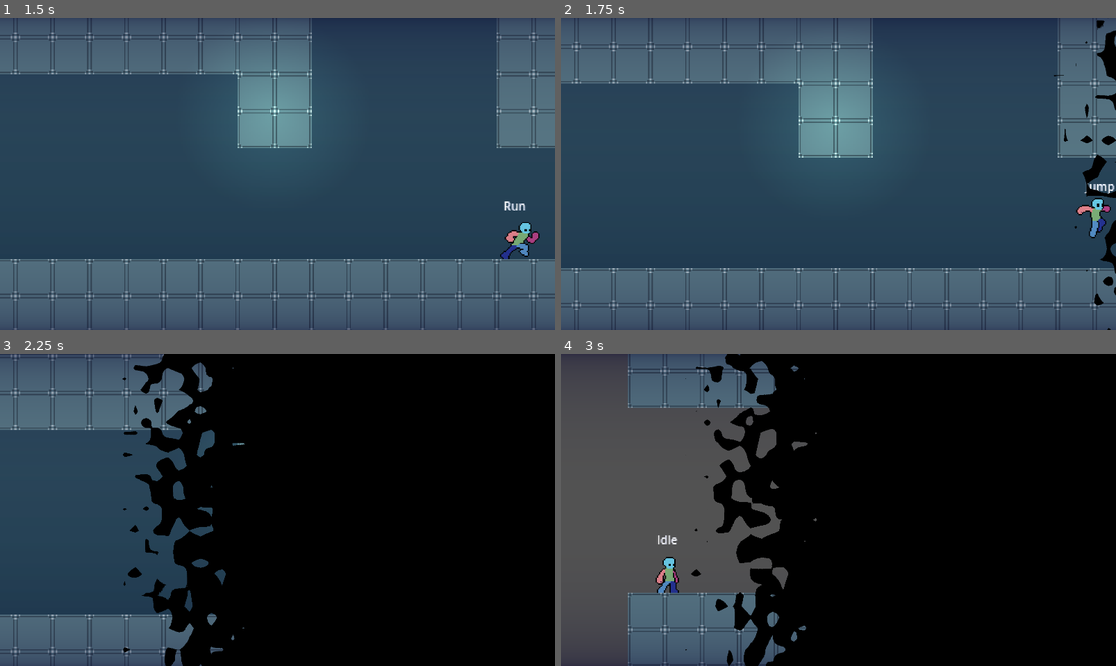
Above: before the commit, frames 1-4 (two rows, left to right).
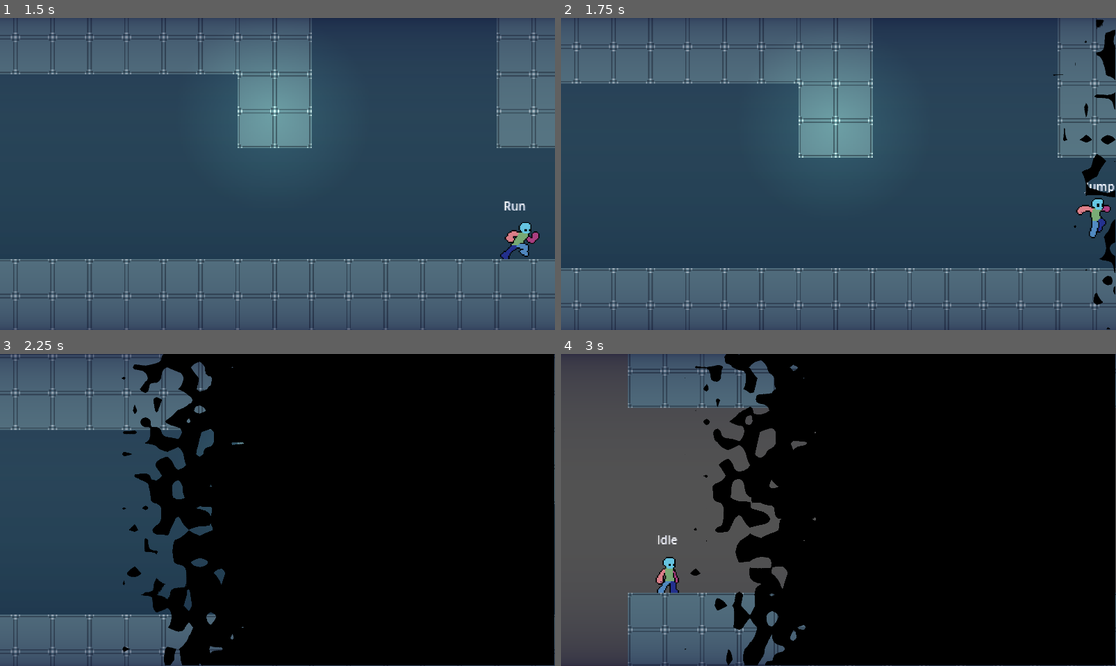
Above: after the commit, the same moments.

Repository: TianJunShi1/harry-forge
Game: Godot game, scene res://main.tscn
The game is run twice, just before and just after one commit, with the same random seed, the same clock (stepped at 60 frames per second) and the same inputs.
Inputs (mouse positions are in pixels of both pictures, inside the frame that each line leads up to):
- Up to frame 1 (1.5 s): move the mouse to (399, 158) at 0.52 s; hold D (right) from 0.53 s (still down); tap E (action) at 0.6 s; tap Space (jump) at 0.77 s; move the mouse to (166, 189) at 1.27 s; tap Shift (run) at 1.35 s
- Up to frame 2 (1.75 s): keep holding D (right); tap Space (jump) at 1.52 s
- Up to frame 3 (2.25 s): move the mouse to (333, 441) at 2.02 s; release D (right) at 2.03 s; hold A (left) from 2.03 s (still down); tap E (action) at 2.1 s
- Up to frame 4 (3 s): move the mouse to (810, 572) at 2.77 s; release A (left) at 2.78 s; hold D (right) from 2.78 s (still down); tap Shift (run) at 2.85 s

Frame 1 is identical in both runs. In frame 2, 0.4% of the frame differs, in the area x 88-100%, y 0-100%; in frame 3, 1.1%, in the area x 21-100%, y 0-100%; in frame 4, 1.0%.

Commit message:
fix: FadeRect 精确对齐游戏内容显示区域
PixelRenderer.get_display_rect() 暴露 DisplaySprite 的屏幕矩形；
main.gd 在启动和窗口缩放时将 FadeRect 对齐到该矩形；
LevelManager 在每次转场前再同步一次（兼容 zoom 变化）。
node_resolution 同步更新为游戏内容尺寸，shader 宽高比和擦除时序与画面边框精确对齐。

https://claude.ai/code/session_01Nep7k7bm9abyPcpCngC5Ws

Diff:
--- a/general/scripts/level_manager.gd
+++ b/general/scripts/level_manager.gd
@@ -52,6 +52,7 @@
 func _run_transition(packed: PackedScene, spawn_id: StringName, direction: int) -> void:
 	_is_transitioning = true
 	transition_started.emit(packed, spawn_id)
+	_sync_fade_rect_bounds()
 	# 在 fade-out 前写入擦除方向，保证淡出和淡入使用同一方向
 	if _fade_rect and _fade_rect.material is ShaderMaterial:
 		(_fade_rect.material as ShaderMaterial).set_shader_parameter(&"direction", direction)
@@ -168,6 +169,18 @@
 	player.apply_floor_snap()
 
 
+func _sync_fade_rect_bounds() -> void:
+	if not is_instance_valid(_renderer) or not is_instance_valid(_fade_rect):
+		return
+	var rect := _renderer.get_display_rect()
+	_fade_rect.set_anchors_and_offsets_preset(Control.PRESET_TOP_LEFT)
+	_fade_rect.position = rect.position
+	_fade_rect.size = rect.size
+	if _fade_rect.material is ShaderMaterial:
+		(_fade_rect.material as ShaderMaterial).set_shader_parameter(
+			&"node_resolution", rect.size)
+
+
 func _set_transition_factor(v: float) -> void:
 	if not is_instance_valid(_fade_rect):
 		return
--- a/general/scripts/pixel_renderer.gd
+++ b/general/scripts/pixel_renderer.gd
@@ -100,6 +100,13 @@
 	return _current_level
 
 
+## 返回 DisplaySprite 当前在屏幕坐标系中的显示矩形（含 zoom 缩放）。
+## 供 LevelManager / main.gd 将 FadeRect 对齐到游戏内容区域。
+func get_display_rect() -> Rect2:
+	var size := Vector2(game_size) * _display.scale.x
+	return Rect2(_display.position - size * 0.5, size)
+
+
 # ============================================================================
 # 内部：相机自动发现（signal 驱动，零轮询）
 # ============================================================================
--- a/main.gd
+++ b/main.gd
@@ -7,6 +7,8 @@
 func _ready() -> void:
 	LevelManager.register_renderer(_pixel_renderer, _fade_rect)
 	_setup_transition_shader()
+	_sync_fade_rect_to_display()
+	get_tree().root.size_changed.connect(_sync_fade_rect_to_display)
 
 
 func _setup_transition_shader() -> void:
@@ -28,6 +30,16 @@
 	_fade_rect.material = mat
 
 
+func _sync_fade_rect_to_display() -> void:
+	var rect := _pixel_renderer.get_display_rect()
+	_fade_rect.set_anchors_and_offsets_preset(Control.PRESET_TOP_LEFT)
+	_fade_rect.position = rect.position
+	_fade_rect.size = rect.size
+	if _fade_rect.material is ShaderMaterial:
+		(_fade_rect.material as ShaderMaterial).set_shader_parameter(
+			&"node_resolution", rect.size)
+
+
 # NoiseTexture2D 在 Godot 4 里异步生成，首帧 shader 会拿到空纹理导致效果异常。
 # 改用 Image 逐像素同步写入，保证 material 挂载时纹理已完全就绪。
 func _bake_noise_texture() -> ImageTexture:
